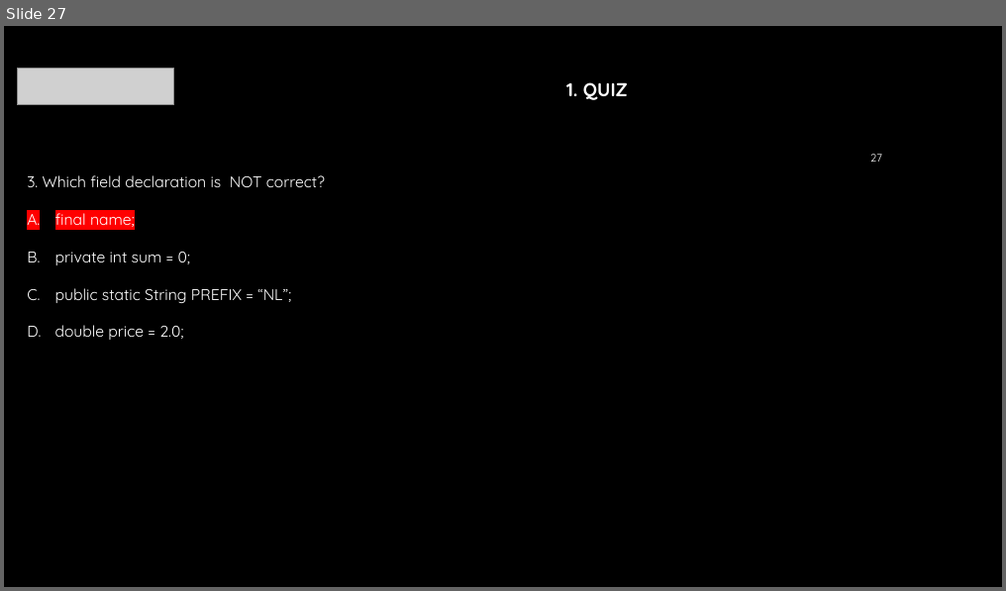
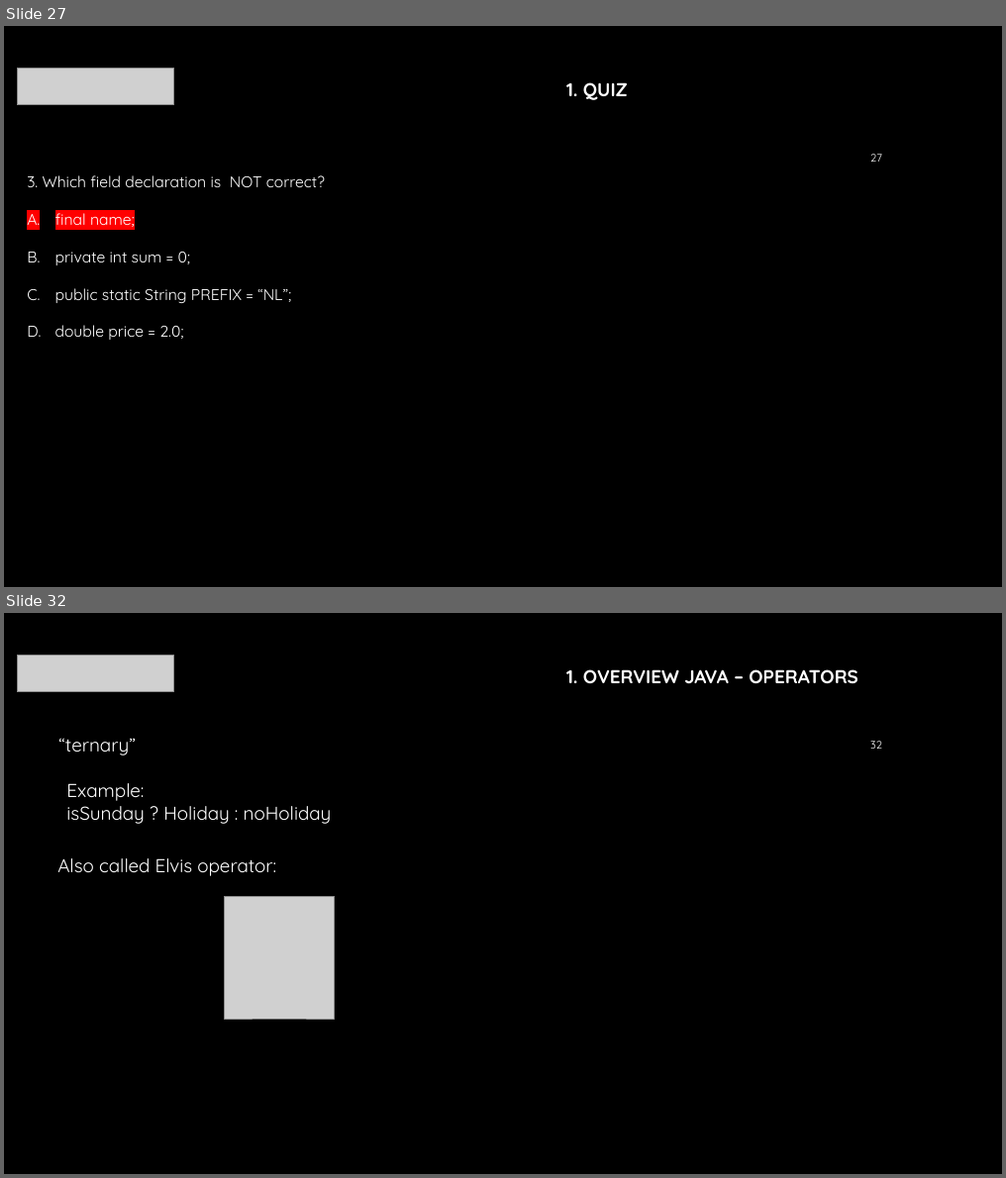
Before and after one commit to mraalten/javafundamentals, a slide deck: docs/training/Presentation.pptx. Shown one above the other, each under a label of ours: slide 27 before the commit, slides 27 and 32 after it; the slides between them are not shown. The pictures are 1006x591 and 1006x1178 pixels, drawn with LibreOffice and Linux fonts; fonts in the diff are those of the drawing; grey boxes stand for pictures; background and template pictures are left out. Boxes give left, top, right and bottom in pixels: in the first picture for what was removed or moved away, otherwise in the second. Text is boxed around its words. In the diff, an @@ line names an element or a change of style, - is before the commit and + after.

```diff
--- a/docs/training/Presentation.pptx
+++ b/docs/training/Presentation.pptx
@@ slide 32 added at (x1=4, y1=613, x2=1002, y2=1174), background #000000 @@
@@ picture added at (x1=18, y1=655, x2=174, y2=692) @@
@@ text added at (x1=566, y1=669, x2=858, y2=683), 18 pt, text #FFFFFF, bold @@
+1. OVERVIEW JAVA – OPERATORS
@@ text added at (x1=58, y1=738, x2=136, y2=756), 18 pt, text #FFFFFF @@
+“ternary”
@@ page number added at (x1=870, y1=741, x2=882, y2=749), 10.5 pt, text #FFFFFF @@
+32
@@ text added at (x1=66, y1=783, x2=332, y2=824), 18 pt, text #FFFFFF @@
+Example:
+isSunday ? Holiday : noHoliday
@@ text added at (x1=57, y1=859, x2=276, y2=876), 18 pt, text #FFFFFF @@
+Also called Elvis operator:
@@ picture added at (x1=224, y1=896, x2=334, y2=1019) @@
```
Also in this commit, not shown: 2 slides changed, 22 other slides added.
